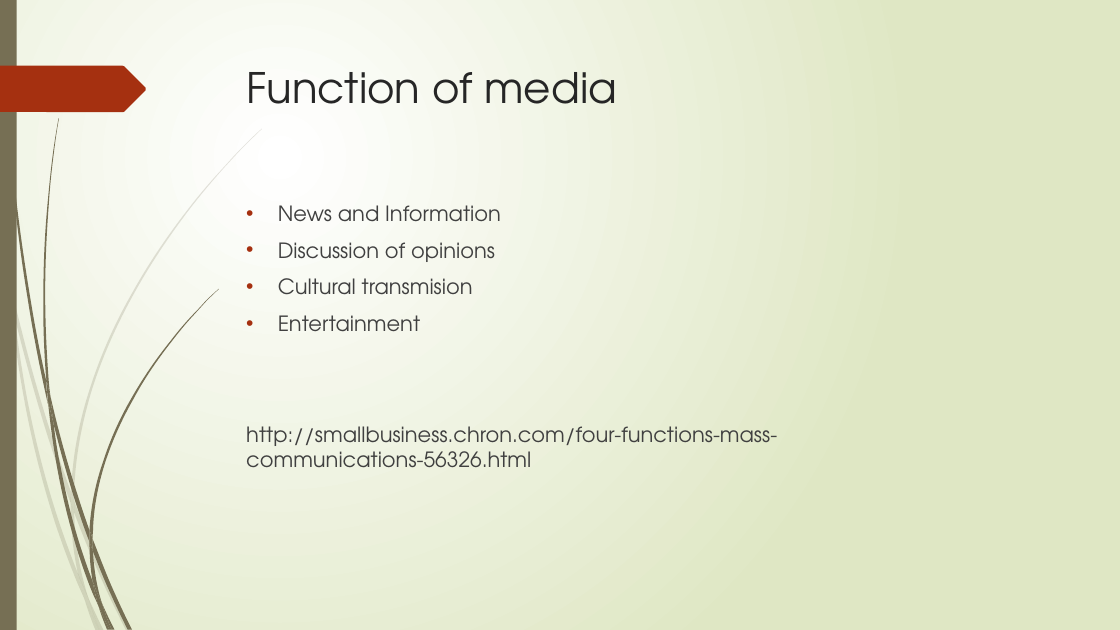
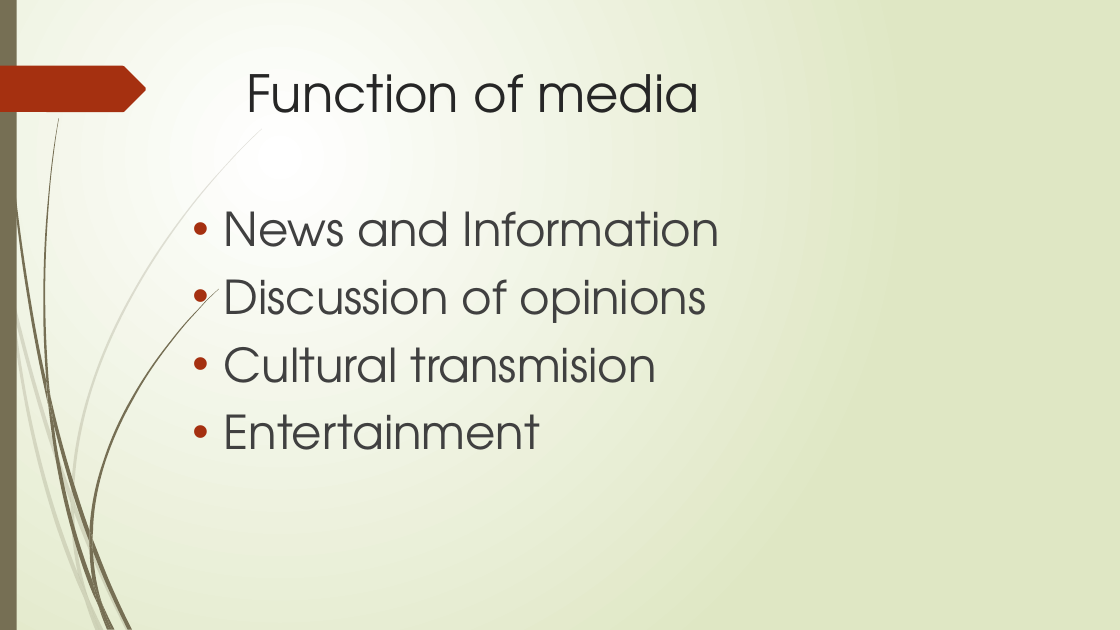
Before and after one commit to dimasmamot/PENS-IT-S6, a slide deck: slide 6 of Bahasa Inggris 6/How effective is media verification in stopping fake.pptx. Drawn at 1120x630 pixels with LibreOffice and Linux fonts; fonts in the diff are those of the drawing. Boxes give left, top, right and bottom in pixels: in the first picture for what was removed or moved away, otherwise in the second. Text is boxed around its words. In the diff, an @@ line names an element or a change of style, - is before the commit and + after.

```diff
--- a/Bahasa Inggris 6/How effective is media verification in stopping fake.pptx
+++ b/Bahasa Inggris 6/How effective is media verification in stopping fake.pptx
@@ title "Function of media" at <box>247,74,699,113</box>: size 36 to 44 pt @@
@@ text "News and Information": place and size @@
-text "News and Information" at <box>246,205,777,468</box>
+text "News and Information" at <box>224,211,720,450</box>
@@ text "News and Information" at <box>224,211,720,450</box>: size 18 to 40 pt @@
@@ text at <box>246,426,777,468</box>: paragraph removed @@
-http://smallbusiness.chron.com/four-functions-mass-communications-56326.html
```
Also in this commit, not shown: 4 other slides changed, 6 slides added, 20 other files.
